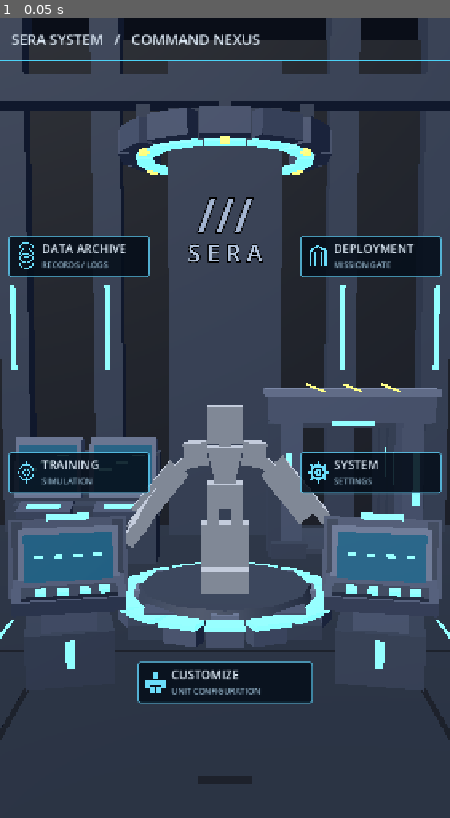
Above: before the commit, frame 1.
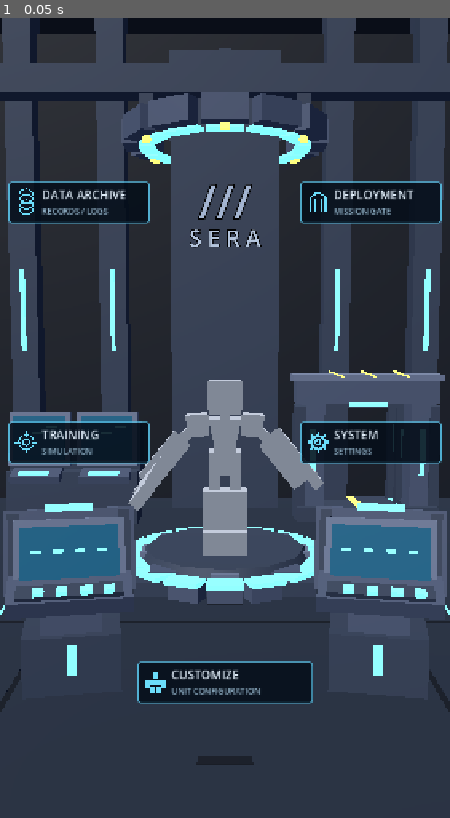
Above: after the commit, the same moment.

Repository: shejklgaia-png/-
Game: Godot game, scene res://scenes/command_nexus.tscn
Same seed, same stepped clock (60 frames per second), same inputs: the game is played once before the commit and once after it. This scene is started directly instead of the project's main scene.
Inputs:
- Up to frame 1 (0.05 s): no input

The runs differ from the first frame. In frame 1, 33% of the frame differs, in the area x 0-100%, y 0-96%.

Commit message:
fix(v121): Nexus HUD cleanup and layered hangar perspective
* fix(v121): remove command HUD heading and deepen base perspective

* test(v121): update project version and camera regression baseline

* test(v121): update project version and camera regression baseline

* test(v121): verify layout, elevated labels, perspective layers, camera, static UI

* test(v121): compare Godot Vector3 placements numerically

* docs(v121): document nexus depth arrangement and upper sign positions

* docs(v121): log UX composition changes, preserved features and verification scope

Diff:
--- a/project.godot
+++ b/project.godot
@@ -14,7 +14,7 @@
 
 [application]
 
-config/name="SERA v120 - Command Nexus Rebuild"
+config/name="SERA v121 - Command Nexus Perspective"
 run/main_scene="res://scenes/launch_menu.tscn"
 config/features=PackedStringArray("4.7", "GL Compatibility")
 
--- a/scripts/command_nexus.gd
+++ b/scripts/command_nexus.gd
@@ -1,5 +1,5 @@
 extends Node3D
-# v120: base equipment is authored in blockbench/base/SERA_*.bbmodel.
+# v121: spatial composition and read-only signs; modules remain Blockbench-authored.
 # This read-only display renders their embedded geometry in material batches.
 const Modules = preload("res://assets/base_command_modules.gd")
 const SeraRig = preload("res://scripts/sera_rig.gd")
@@ -12,12 +12,12 @@
 func _ready() -> void:
     _environment()
     _module("hangar_shell", Vector3.ZERO)
-    _module("maintenance_pad", Vector3(0.0, 0.0, -4.05))
+    _module("maintenance_pad", Vector3(0.0, 0.0, -4.60))
     _module("maintenance_canopy", Vector3(0.0, 8.0, -8.95))
-    _module("deployment_gate", Vector3(2.40, 0.02, -7.58), 0.0, 0.74)
-    _module("data_bank", Vector3(-2.60, 0.0, -7.25))
-    _module("kiosk", Vector3(-1.90, 0.0, -1.55), deg_to_rad(12.0))
-    _module("kiosk", Vector3(1.90, 0.0, -1.55), deg_to_rad(-12.0))
+    _module("deployment_gate", Vector3(2.94, 0.02, -8.28), 0.0, 0.70)
+    _module("data_bank", Vector3(-3.12, 0.0, -8.05))
+    _module("kiosk", Vector3(-1.70, 0.0, -0.65), deg_to_rad(10.3))
+    _module("kiosk", Vector3(1.70, 0.0, -0.65), deg_to_rad(-10.3))
     _render_batches()
     _pad_center()
     _sera_display()
@@ -98,7 +98,7 @@
     cylinder.height = 0.16
     cylinder.radial_segments = 12
     surface.mesh = cylinder
-    surface.position = Vector3(0.0, 0.33, -4.05)
+    surface.position = Vector3(0.0, 0.33, -4.60)
     surface.material_override = _mat(2)
     add_child(surface)
 
@@ -107,7 +107,7 @@
     # exhibition pose rather than Wait_motion's crouched combat stance.
     var stand := Node3D.new()
     stand.name = "DisplayStand"
-    stand.position = Vector3(0.0, 0.40, -4.05)
+    stand.position = Vector3(0.0, 0.40, -4.60)
     add_child(stand)
     var rig: Node3D = SeraRig.new()
     rig.name = "SeraDisplay"
@@ -136,11 +136,11 @@
 func _camera() -> void:
     var cam := Camera3D.new()
     cam.name = "NexusPortraitCamera"
-    cam.position = Vector3(0.0, 4.0, 8.40)
+    cam.position = Vector3(0.0, 3.8, 7.40)
     cam.near = 0.05
-    cam.fov = 51.0
+    cam.fov = 56.0
     add_child(cam)
-    cam.look_at(Vector3(0.0, 2.88, -4.72), Vector3.UP)
+    cam.look_at(Vector3(0.0, 2.50, -4.70), Vector3.UP)
     cam.current = true
 
 func _wall_mark() -> void:
@@ -199,23 +199,11 @@
     hud.mouse_filter = Control.MOUSE_FILTER_IGNORE
     canvas.add_child(hud)
     hud.set_anchors_and_offsets_preset(Control.PRESET_FULL_RECT)
-    var title := Label.new()
-    title.text = "SERA SYSTEM   /   COMMAND NEXUS"
-    title.position = Vector2(18.0, 18.0)
-    title.add_theme_font_size_override("font_size", 23)
-    title.add_theme_color_override("font_color", Color("#e0edf9"))
-    title.mouse_filter = Control.MOUSE_FILTER_IGNORE
-    hud.add_child(title)
-    var rule := ColorRect.new()
-    rule.name = "HeaderDivider"
-    rule.color = Color("#4cd2f6")
-    rule.position = Vector2(0, 67)
-    rule.mouse_filter = Control.MOUSE_FILTER_IGNORE
-    hud.add_child(rule)
-    _tag("DATA ARCHIVE", "RECORDS / LOGS", 0.018, 0.272, 0.315)
-    _tag("DEPLOYMENT", "MISSION GATE", 0.666, 0.272, 0.315)
-    _tag("TRAINING", "SIMULATION", 0.018, 0.542, 0.315)
-    _tag("SYSTEM", "SETTINGS", 0.666, 0.542, 0.315)
+    # No HUD title or top separator: leave the upper hangar composition unobstructed.
+    _tag("DATA ARCHIVE", "RECORDS / LOGS", 0.018, 0.205, 0.315)
+    _tag("DEPLOYMENT", "MISSION GATE", 0.666, 0.205, 0.315)
+    _tag("TRAINING", "SIMULATION", 0.018, 0.505, 0.315)
+    _tag("SYSTEM", "SETTINGS", 0.666, 0.505, 0.315)
     _tag("CUSTOMIZE", "UNIT CONFIGURATION", 0.305, 0.805, 0.39)
     hud.resized.connect(_layout_hud)
     _layout_hud()
@@ -224,8 +212,6 @@
     if hud == null:
         return
     var viewport_size := hud.size
-    var rule: ColorRect = hud.get_node("HeaderDivider")
-    rule.size = Vector2(viewport_size.x, 2.0)
     for entry in tags:
         var panel: Panel = entry["panel"]
         panel.size = Vector2(viewport_size.x * float(entry["w"]), 67.0)
Not shown, changed: DEVELOPMENT.md
